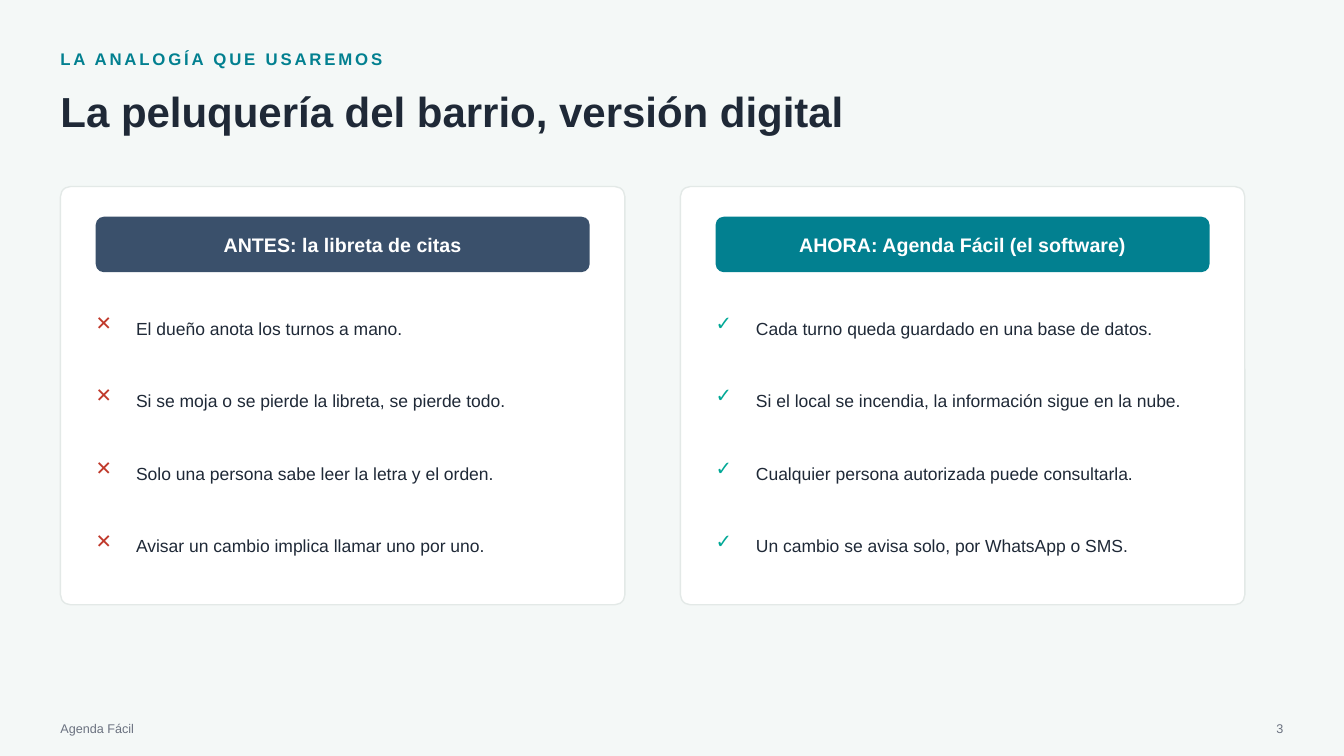
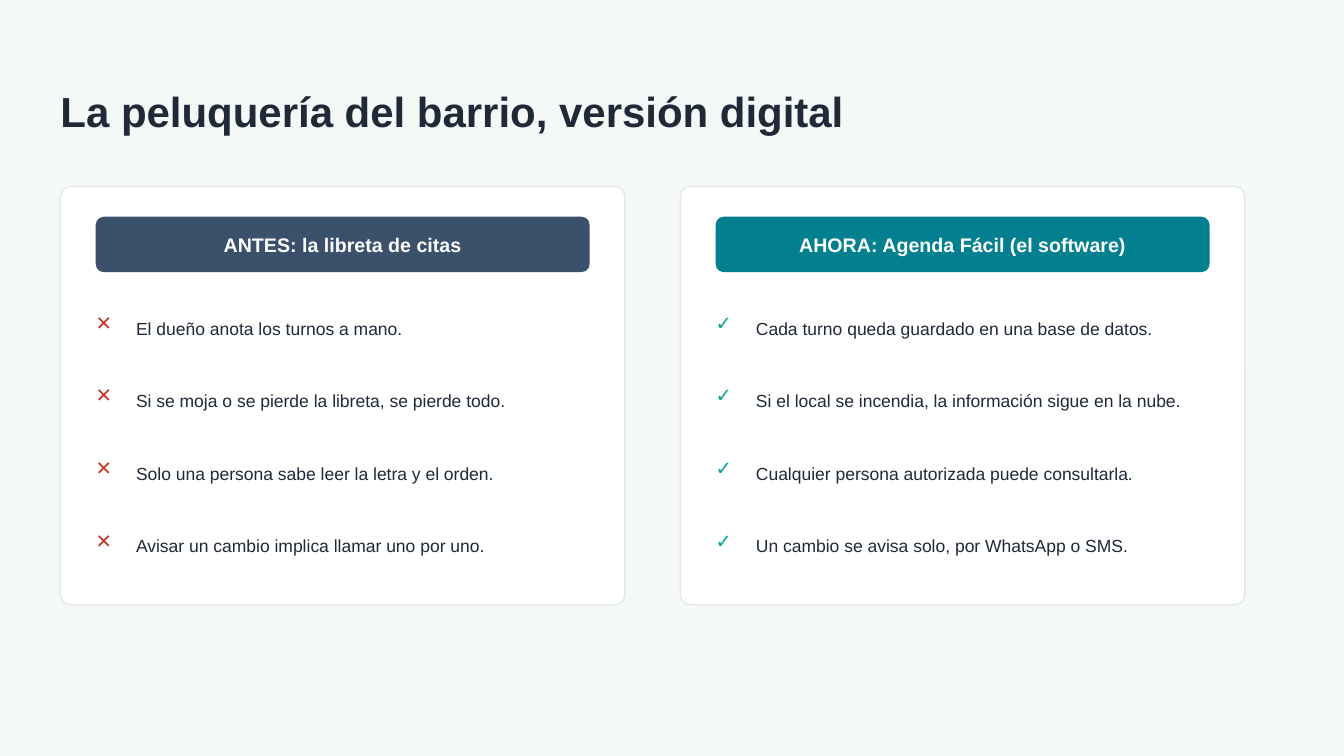
Before and after one commit to sealqui/agenda-facil, a slide deck: slide 4 of Agenda_Facil_Presentacion.pptx. Drawn at 1344x756 pixels with LibreOffice and Linux fonts; fonts in the diff are those of the drawing. Boxes give left, top, right and bottom in pixels: in the first picture for what was removed or moved away, otherwise in the second. Text is boxed around its words. In the diff, an @@ line names an element or a change of style, - is before the commit and + after.

```diff
--- a/Agenda_Facil_Presentacion.pptx
+++ b/Agenda_Facil_Presentacion.pptx
@@ text removed at [60,51,383,69] @@
-LA ANALOGÍA QUE USAREMOS
@@ text removed at [60,723,134,736] @@
-Agenda Fácil
@@ text removed at [1276,724,1283,733] @@
-3
```
Also in this commit, not shown: 15 other slides changed, 1 other file.
